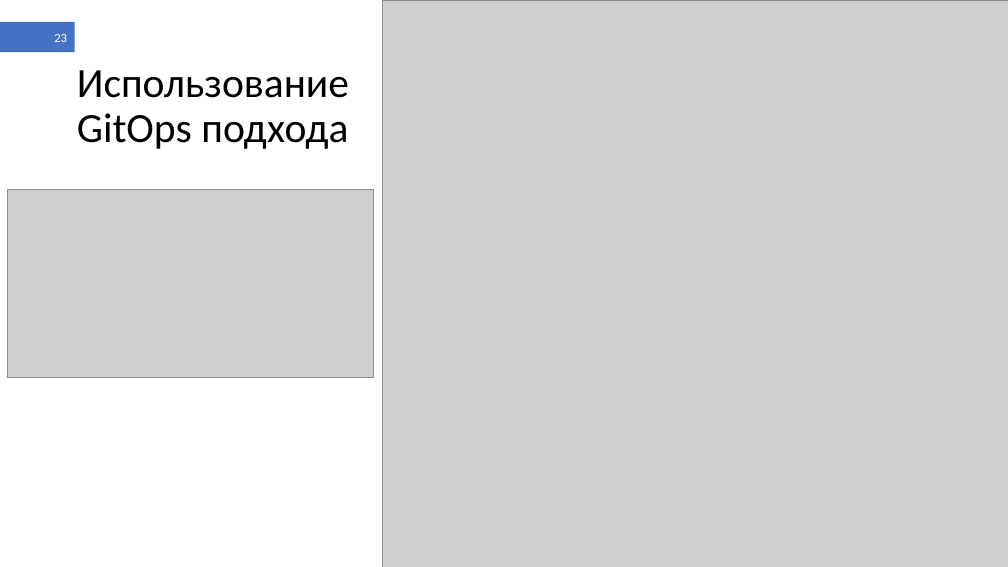
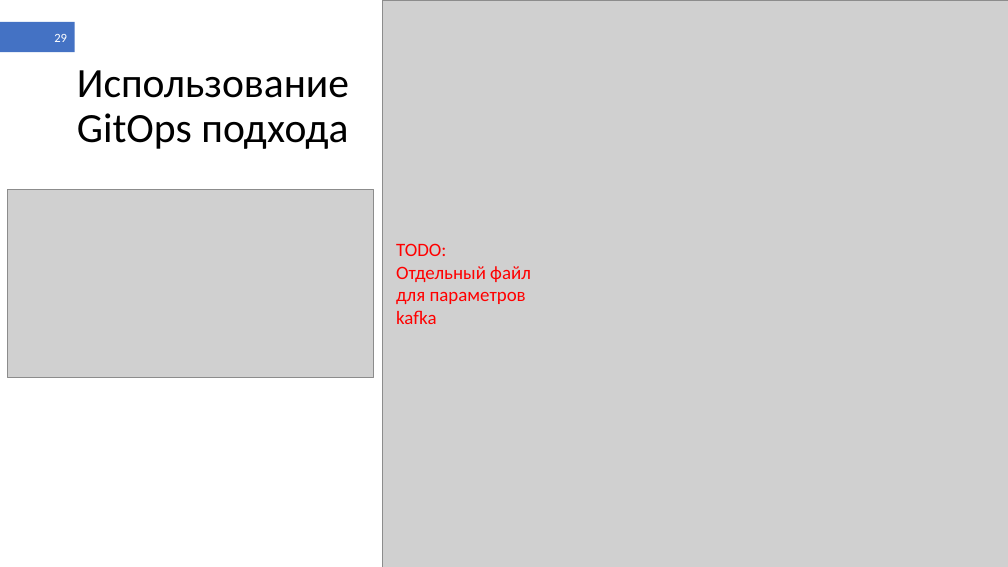
Before and after one commit to shameoff/GraduateWork, a slide deck: slide 29 of Презентация ВКР (в шаблоне).pptx (slide 23 before the commit). Drawn at 1008x567 pixels with LibreOffice and Linux fonts; fonts in the diff are those of the drawing; grey boxes stand for pictures. Boxes give left, top, right and bottom in pixels: in the first picture for what was removed or moved away, otherwise in the second. Text is boxed around its words. In the diff, an @@ line names an element or a change of style, - is before the commit and + after.

```diff
--- a/Презентация ВКР (в шаблоне).pptx
+++ b/Презентация ВКР (в шаблоне).pptx
@@ page number at (x1=54, y1=34, x2=67, y2=42): text changed @@
-23
+29
@@ text added at (x1=396, y1=243, x2=531, y2=324), 18 pt, text #FF0000 @@
+TODO: Отдельный файл для параметров kafka
```
Also in this commit, not shown: 14 other slides changed, 12 slides added, 6 slides removed, 4 other files.
